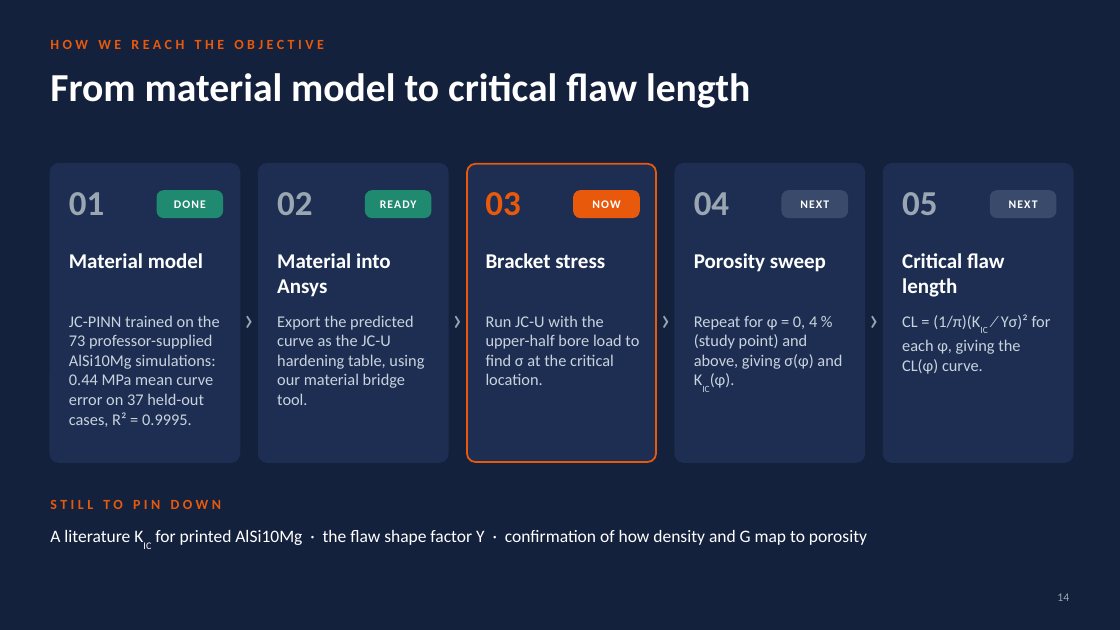
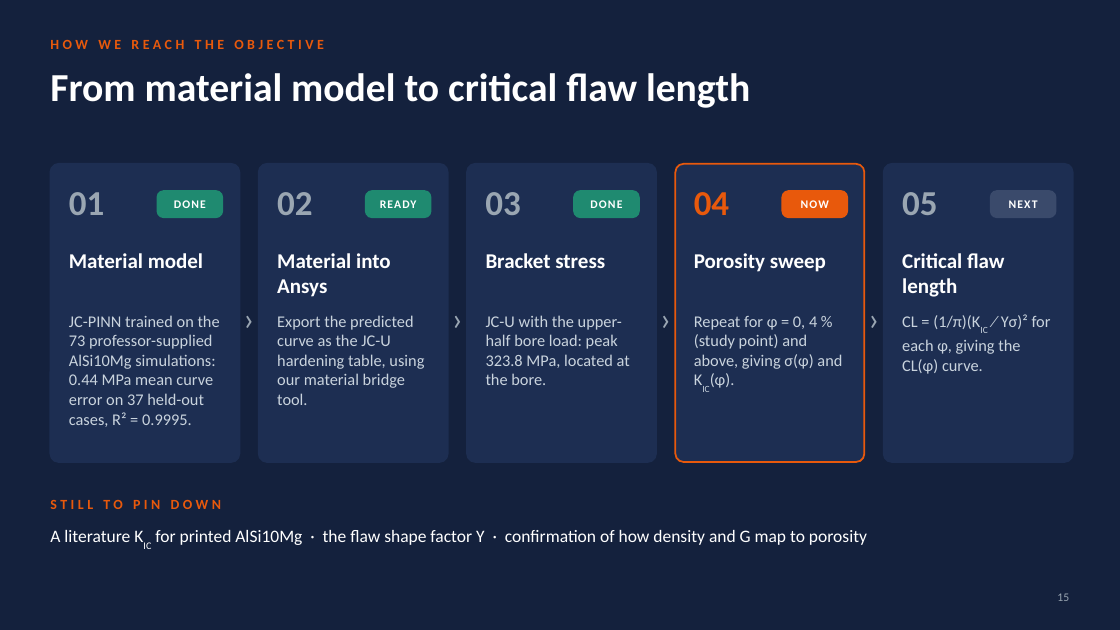
Before and after one commit to SaravananRamar06/MMM-ML, a slide deck: slide 15 of presentation/Porosity in an AM Wing Rib Bracket.pptx (slide 14 before the commit). Drawn at 1120x630 pixels with LibreOffice and Linux fonts; fonts in the diff are those of the drawing. Boxes give left, top, right and bottom in pixels: in the first picture for what was removed or moved away, otherwise in the second. Text is boxed around its words. In the diff, an @@ line names an element or a change of style, - is before the commit and + after.

```diff
--- a/presentation/Porosity in an AM Wing Rib Bracket.pptx
+++ b/presentation/Porosity in an AM Wing Rib Bracket.pptx
@@ rounded rectangle at [467,164,656,462]: outline #E8590C 1.5 pt to #1D2E52 1.5 pt @@
@@ rounded rectangle at [676,164,865,462]: outline #1D2E52 1.5 pt to #E8590C 1.5 pt @@
@@ text "03" at [485,192,520,215]: text colour #E8590C to #9AA6B2 @@
@@ rounded rectangle at [574,191,639,218]: fill #E8590C to #1F8A70; outline #E8590C 1 pt to #1F8A70 1 pt @@
@@ text at [590,200,622,208]: text changed @@
-NOW
+DONE
@@ text "04" at [694,192,729,216]: text colour #9AA6B2 to #E8590C @@
@@ rounded rectangle at [782,191,848,218]: fill #3A4A6B to #E8590C; outline #3A4A6B 1 pt to #E8590C 1 pt @@
@@ text at [801,200,829,208]: text changed @@
-NEXT
+NOW
@@ text at [486,315,630,385]: text changed @@
-Run JC-U with the upper-half bore load to find σ at the critical location.
+JC-U with the upper-half bore load: peak 323.8 MPa, located at the bore.
@@ page number at [1057,593,1069,601]: text changed @@
-14
+15
```
Also in this commit, not shown: 1 other slide changed, 2 slides added, 1 slide removed, 10 other files.
